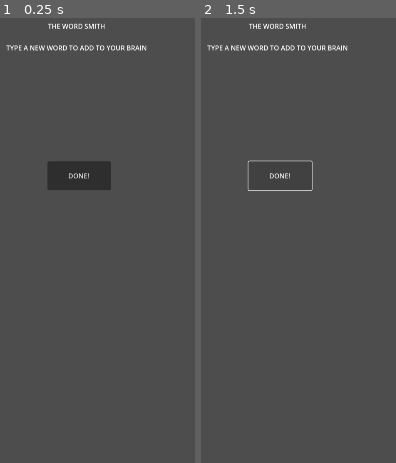
Above: before the commit, frames 1-2 (left to right).
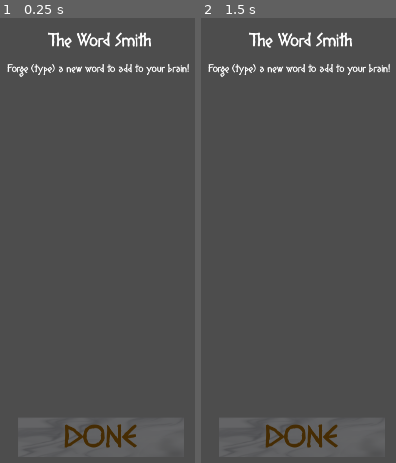
Above: after the commit, the same moments.

Repository: hulien22/ldjam54
Game: Godot game, scene res://scenes/forge.tscn
Two runs of this game, one before a commit and one after it. Both use one fixed random seed, a clock stepped at 60 frames per second and the inputs below. This scene is started directly instead of the project's main scene.
Inputs (mouse positions are in pixels of both pictures, inside the frame that each line leads up to):
- Up to frame 1 (0.25 s): no input
- Up to frame 2 (1.5 s): click (280, 173) at 0.5 s, where only the run before the commit has a clickable "DONE!"; click (280, 173) at 1.25 s, where only the run before the commit has a clickable "DONE!"

The runs differ from the first frame. In frame 1, 5.3% of the frame differs, in the area x 3-97%, y 1-97%; in frame 2, 3.7%.

Commit message:
forge buttons

Diff:
--- a/scenes/forge.tscn
+++ b/scenes/forge.tscn
@@ -1,12 +1,45 @@
-[gd_scene load_steps=3 format=3 uid="uid://bd8ck0os5fgp"]
+[gd_scene load_steps=7 format=3 uid="uid://bd8ck0os5fgp"]
 
 [ext_resource type="Script" path="res://scripts/forge.gd" id="1_4se2y"]
+[ext_resource type="FontFile" uid="uid://cshv7yax3y1kc" path="res://fonts/DIOGENES.ttf" id="2_d8e6t"]
 [ext_resource type="PackedScene" uid="uid://sx2gqphom8wy" path="res://scenes/WordTile.tscn" id="2_fcoqw"]
+[ext_resource type="PackedScene" uid="uid://c7krcwyoak4cs" path="res://scenes/marblebutton.tscn" id="4_op7ct"]
+
+[sub_resource type="LabelSettings" id="LabelSettings_d2653"]
+font = ExtResource("2_d8e6t")
+font_size = 40
+
+[sub_resource type="LabelSettings" id="LabelSettings_re1rw"]
+font = ExtResource("2_d8e6t")
+font_size = 24
 
 [node name="forge" type="Node2D"]
 script = ExtResource("1_4se2y")
 
+[node name="Label2" type="Label" parent="."]
+offset_left = 35.0
+offset_top = 23.0
+offset_right = 1885.0
+offset_bottom = 92.0
+text = "The Word Smith"
+label_settings = SubResource("LabelSettings_d2653")
+horizontal_alignment = 1
+vertical_alignment = 1
+autowrap_mode = 3
+
+[node name="Label3" type="Label" parent="."]
+offset_left = 32.0
+offset_top = 89.0
+offset_right = 1882.0
+offset_bottom = 158.0
+text = "Forge (type) a new word to add to your brain!"
+label_settings = SubResource("LabelSettings_re1rw")
+horizontal_alignment = 1
+vertical_alignment = 1
+autowrap_mode = 3
+
 [node name="Label" type="Label" parent="."]
+visible = false
 offset_left = 736.0
 offset_top = 8.0
 offset_right = 1074.0
@@ -17,12 +50,9 @@
 horizontal_alignment = 1
 
 [node name="WordTile" parent="." instance=ExtResource("2_fcoqw")]
-position = Vector2(904, 204)
+position = Vector2(747, 232)
 word = ""
 
-[node name="DoneButton" type="Button" parent="."]
-offset_left = 835.0
-offset_top = 345.0
-offset_right = 987.0
-offset_bottom = 414.0
-text = "DONE!"
+[node name="Button" parent="." instance=ExtResource("4_op7ct")]
+position = Vector2(952, 994)
+text = "DONE"
--- a/scripts/forge.gd
+++ b/scripts/forge.gd
@@ -2,15 +2,18 @@
 
 signal start_forge_phase();
 signal end_forge_phase(global_posn:Vector2, word: String);
+signal leave_forge_phase();
 
 var can_type: bool = true;
 
 # Called when the node enters the scene tree for the first time.
 func _ready():
 	$WordTile.set_word("");
-	$DoneButton.pressed.connect(self.check_word);
+
+	$Button.connect("on_pressed", self.check_word);
 	emit_signal("start_forge_phase");
 	can_type = true;
+	$Button.set_enabled(false);
 
 
 # Called every frame. 'delta' is the elapsed time since the previous frame.
@@ -23,12 +26,16 @@
 				if word.length() < 16:
 					word += char;
 					$WordTile.set_word(word);
+					if word.length() == 1:
+						$Button.set_enabled(true);
 				else:
 					print_debug("WORD IS TOO LONG");
 
 		if Input.is_action_just_pressed("keybspace"):
 			word = word.erase(word.length() - 1, 1);
 			$WordTile.set_word(word);
+			if word.length() == 0:
+				$Button.set_enabled(false);
 		#TODO also move word tile to be centered
 
 func check_word():
@@ -36,5 +43,14 @@
 		can_type = false;
 		emit_signal("end_forge_phase", get_viewport_rect().size / 2, word);
 		$WordTile.hide();
-		$DoneButton.disabled = true;
-		$DoneButton.hide();
+		$Button.set_text("CONTINUE");
+		$Button.connect("on_pressed", self.end_scene);
+
+func update_button(num_on_grid: int):
+	if (num_on_grid >= 3):
+		$Button.set_enabled(true);
+	else:
+		$Button.set_enabled(false);
+
+func end_scene():
+	emit_signal("leave_forge_phase");
--- a/scripts/main.gd
+++ b/scripts/main.gd
@@ -99,6 +99,7 @@
 			node = forge_scene.instantiate()
 			node.connect("start_forge_phase", _start_forge_phase);
 			node.connect("end_forge_phase", _end_forge_phase);
+			node.connect("leave_forge_phase", _leave_forge_phase);
 
 	switch_to_game_scene_state(GameSceneState.IN_LEVEL);
 	$SceneHolder.add_child(node)
@@ -246,7 +247,13 @@
 	$Brain.set_state(Global.BrainState.ADDING_NEW_WORDS);
 	$Brain.spawn_new_word(w, Vector2(200,40));
 	show_brain(true);
-
+	$Brain.set_update_button_scene(current_node);
+	$Brain.send_button_update_to_scene();
+
+func _leave_forge_phase():
+	show_brain(false);
+	$Brain.set_update_button_scene(null);
+	_end_scene();
 
 var map_preview_was_brain_visible:bool = false;
 func show_map_preview():
